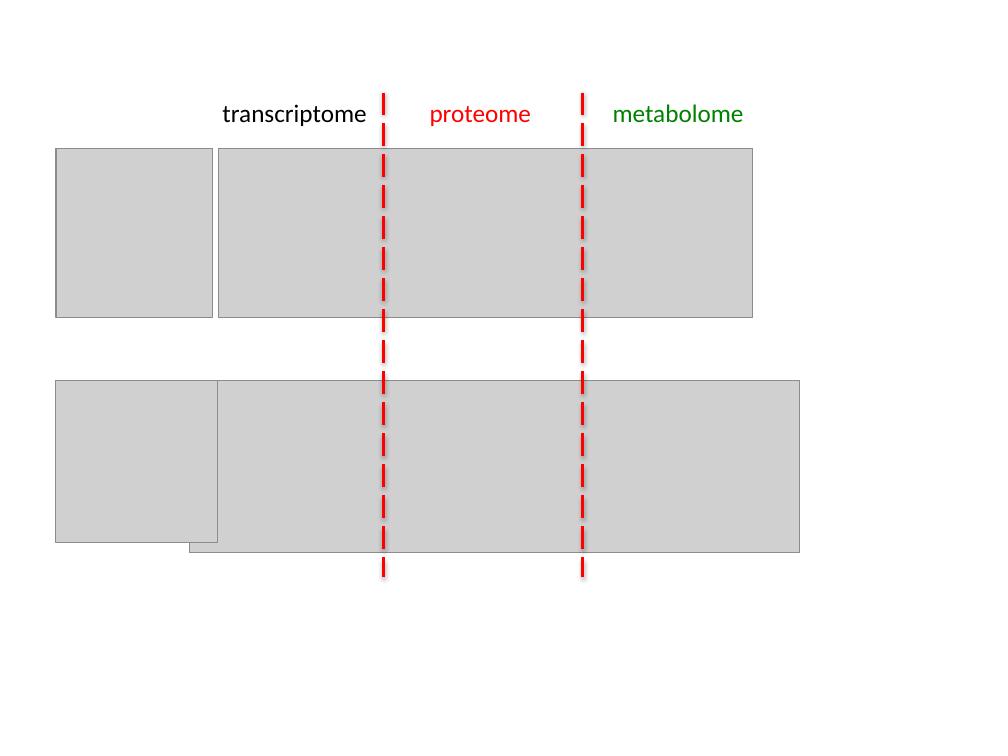
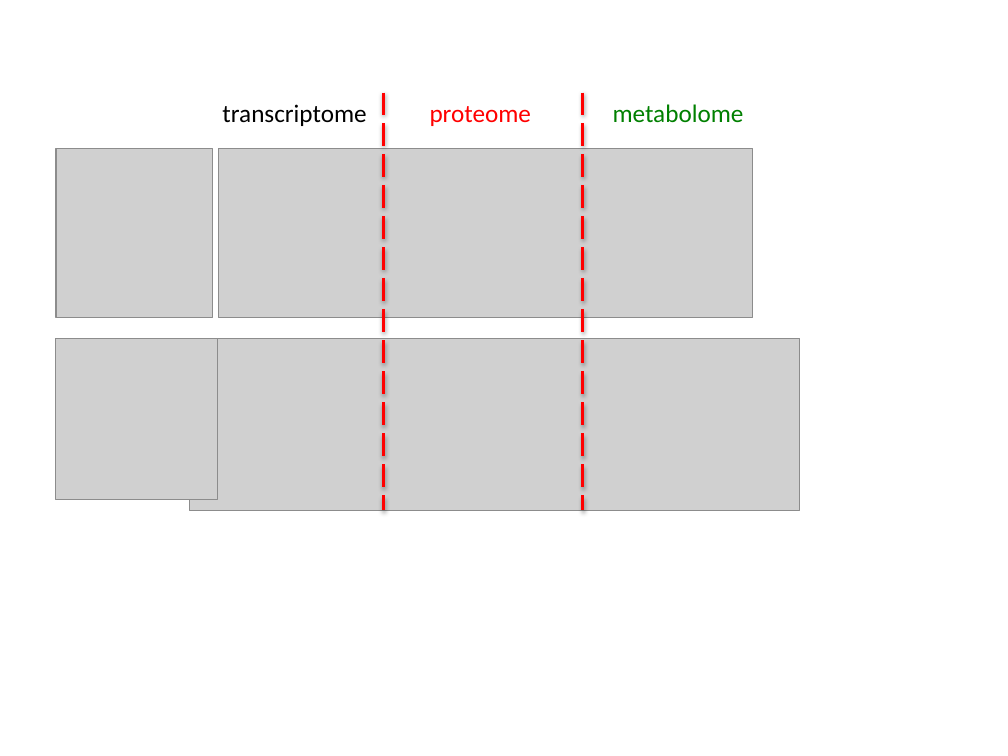
Before and after one commit to Bin-Chen-Lab/bin-chen-lab.github.io, a slide deck: slide 3 of fig/figs.pptx. Drawn at 1008x756 pixels with LibreOffice and Linux fonts; fonts in the diff are those of the drawing; grey boxes stand for pictures. Boxes give left, top, right and bottom in pixels: in the first picture for what was removed or moved away, otherwise in the second. Text is boxed around its words. In the diff, an @@ line names an element or a change of style, - is before the commit and + after.

```diff
--- a/fig/figs.pptx
+++ b/fig/figs.pptx
@@ line moved from (383, 93) - (383, 578) to (383, 93) - (383, 510) @@
@@ line moved from (583, 93) - (583, 578) to (583, 93) - (583, 510) @@
@@ picture: place and size @@
-picture at box(56, 381, 218, 542)
+picture at box(56, 339, 218, 500)
@@ picture: place and size @@
-picture at box(190, 381, 800, 553)
+picture at box(190, 339, 800, 511)
```
Also in this commit, not shown: 9 other files.
